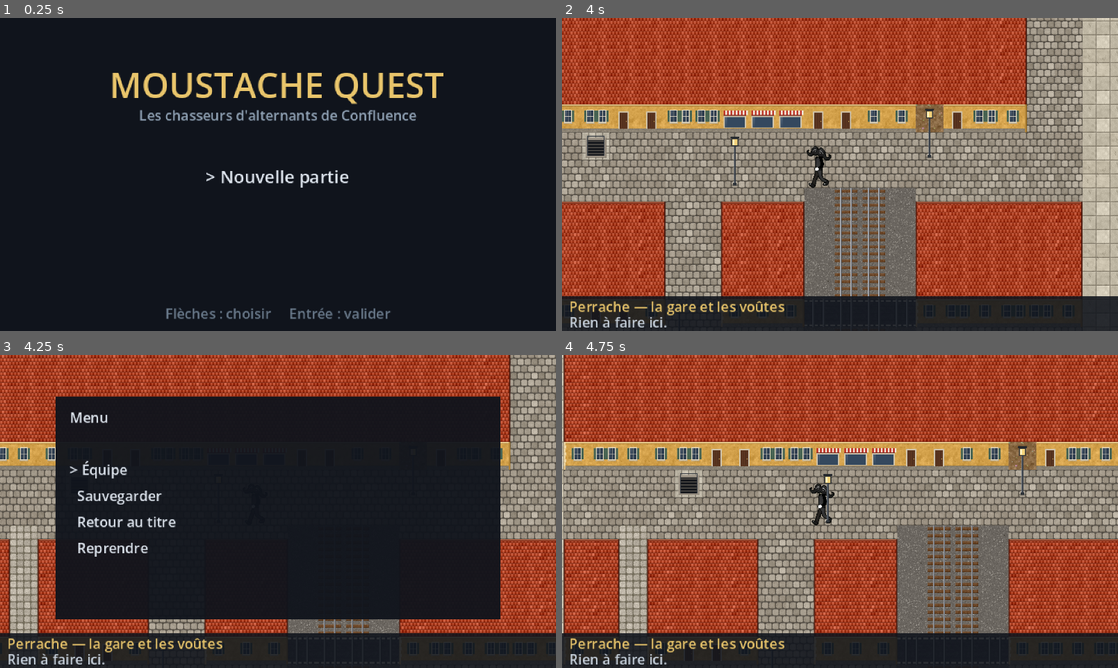
Above: before the commit, frames 1-4 (two rows, left to right).
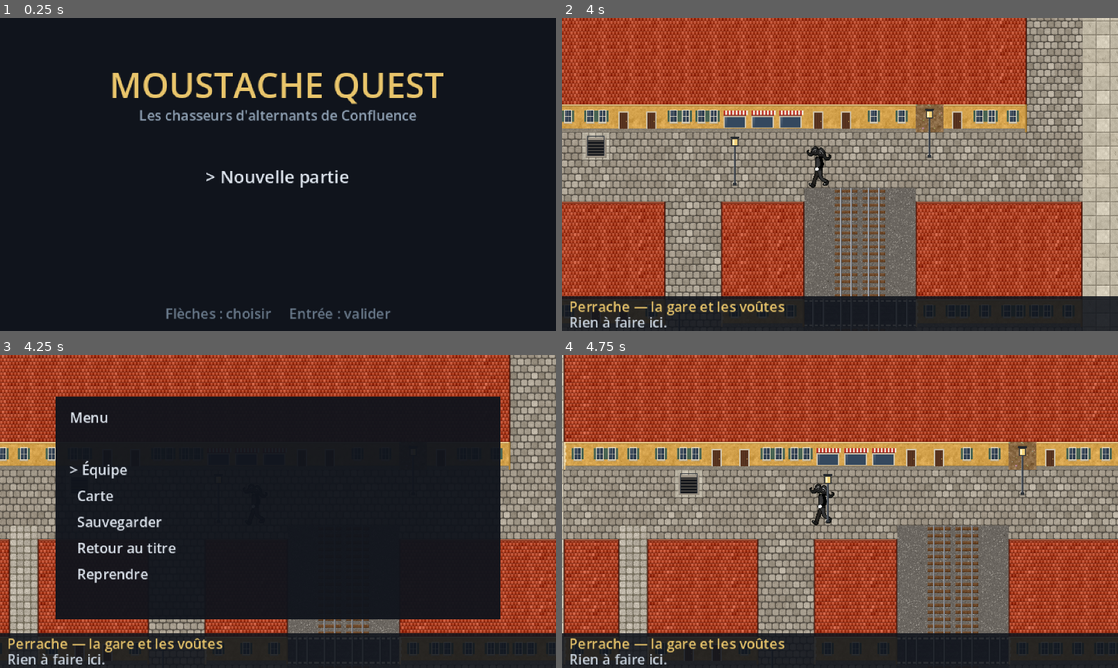
Above: after the commit, the same moments.

Repository: ThibaultGRAND/EEMIDEX
Game: Godot game, scene res://scenes/ui/main_menu.tscn
The game is run twice, just before and just after one commit, with the same random seed, the same clock (stepped at 60 frames per second) and the same inputs.
Inputs:
- Up to frame 1 (0.25 s): no input
- Up to frame 2 (4 s): tap Enter (ui_accept) at 0.5, 1.52, 1.55, 1.82, 2.3, 2.85, 3.02, 3.32 s; hold Right (ui_right) 0.53-1.28 s; hold Enter (ui_accept) 0.53-1.28 s; hold Down (ui_down) 1.28-2.03 s; tap Tab at 1.35, 3.6 s; hold Right (ui_right) 2.03-2.78 s; hold Shift 2.03-2.78 s; hold Up (ui_up) 2.78-3.53 s; hold Left (ui_left) from 3.53 s (still down); hold Enter (ui_accept) from 3.53 s (still down)
- Up to frame 3 (4.25 s): keep holding Left (ui_left); keep holding Enter (ui_accept); tap Escape (ui_cancel) at 4.15 s
- Up to frame 4 (4.75 s): keep holding Left (ui_left); release Enter (ui_accept) at 4.28 s; tap Shift at 4.35 s; tap Enter (ui_accept) at 4.52, 4.55 s

Frames 1-2 are identical in both runs. In frame 3, 1.2% of the frame differs, in the area x 14-32%, y 43-73%; in frame 4, nothing differs.

Commit message:
Carte du monde en jeu (menu pause > Carte)
- scenes/ui/carte_monde.tscn : les 4 zones en deux colonnes dessinées
  depuis zones.gd, le joueur qui clignote, les repères et une légende
- couleurs de la carte dans PaletteUi
- world.gd : entrée « Carte » du menu pause et Mode.CARTE
- CLAUDE.MD mis à jour

Co-Authored-By: Claude Opus 5.5 <noreply@anthropic.com>

Diff:
--- /dev/null
+++ b/scenes/ui/carte_monde.gd
@@ -0,0 +1,142 @@
+class_name CarteMonde
+extends Control
+## La carte du monde : les zones de la Confluence empilées du nord au sud,
+## les lieux importants et l'endroit où se trouve le joueur.
+## Ouverte par la carte (world.gd) avec ouvrir() ; se ferme toute seule et
+## prévient par le signal fermee.
+
+signal fermee
+
+## Ordre des zones, du nord au sud (une zone mène à la suivante).
+const ORDRE: Array[StringName] = [&"perrache", &"sainte_blandine", &"darse", &"pointe"]
+## Écart entre deux zones, en cases.
+const ECART := 3
+## Nombre de colonnes de zones (plus de colonnes = carte plus grande).
+const COLONNES := 2
+const TAILLE_TEXTE := 8
+const MARGE := 8.0
+const LARGEUR_LEGENDE := 110.0
+const PERIODE_CLIGNOTEMENT := 0.4
+
+const LEGENDE := [
+	["S", "Soins"], ["B", "Boutique"], ["M", "Entraînement"], ["T", "Passage sous les voies"],
+	["R", "Ressource"], ["X", "Combat final"], ["1", "Sortie"],
+]
+
+var _zone_courante: StringName = &""
+var _case_joueur: Vector2i = Vector2i.ZERO
+var _joueur_visible: bool = true
+var _temps: float = 0.0
+
+func _ready() -> void:
+	visible = false
+	set_process(false)
+
+func ouvrir(zone: StringName, case_joueur: Vector2i) -> void:
+	_zone_courante = zone
+	_case_joueur = case_joueur
+	_joueur_visible = true
+	_temps = 0.0
+	visible = true
+	set_process(true)
+	queue_redraw()
+
+func fermer() -> void:
+	visible = false
+	set_process(false)
+	fermee.emit()
+
+func _process(delta: float) -> void:
+	_temps += delta
+	if _temps >= PERIODE_CLIGNOTEMENT:
+		_temps = 0.0
+		_joueur_visible = not _joueur_visible
+		queue_redraw()
+
+func _unhandled_input(event: InputEvent) -> void:
+	if not visible:
+		return
+	if event.is_action_pressed("ui_cancel") or event.is_action_pressed("ui_accept"):
+		get_viewport().set_input_as_handled()
+		fermer()
+	elif event is InputEventKey or event is InputEventJoypadButton:
+		get_viewport().set_input_as_handled()      # la carte garde la main
+
+func _draw() -> void:
+	var police := get_theme_default_font()
+	draw_rect(Rect2(Vector2.ZERO, size), PaletteUi.FOND)
+	draw_string(police, Vector2(MARGE, MARGE + TAILLE_TEXTE), "Carte de la Confluence",
+		HORIZONTAL_ALIGNMENT_LEFT, -1, TAILLE_TEXTE, PaletteUi.ACCENT)
+
+	# Les zones en COLONNES colonnes, lues de haut en bas puis de gauche à droite
+	# (le nord en haut à gauche, le sud en bas à droite).
+	var par_colonne := ceili(ORDRE.size() / float(COLONNES))
+	var hauteur_cases := 0
+	for k in COLONNES:
+		var h := 0
+		for id in ORDRE.slice(k * par_colonne, (k + 1) * par_colonne):
+			h += Zones.zone(id)["plan"].size() + ECART
+		hauteur_cases = maxi(hauteur_cases, h - ECART)
+	var haut := MARGE * 2 + TAILLE_TEXTE + 4      # place pour le nom de la zone au-dessus du cadre
+	var dispo := Vector2(size.x - LARGEUR_LEGENDE - MARGE * 3, size.y - haut - MARGE - TAILLE_TEXTE - 4)
+	var largeur_cases := Zones.LARGEUR * COLONNES + ECART * (COLONNES - 1)
+	var cote: float = minf(dispo.y / hauteur_cases, dispo.x / largeur_cases)
+	var origine := Vector2(MARGE, haut)
+
+	var noms: Array = []
+	for i in ORDRE.size():
+		var id: StringName = ORDRE[i]
+		var colonne := i / par_colonne
+		var y_zone := 0
+		for precedente in ORDRE.slice(colonne * par_colonne, i):
+			y_zone += Zones.zone(precedente)["plan"].size() + ECART
+		var plan: Array = Zones.zone(id)["plan"]
+		var coin := origine + Vector2(colonne * (Zones.LARGEUR + ECART), y_zone) * cote
+		_dessiner_zone(plan, coin, cote)
+		var cadre := Rect2(coin, Vector2(Zones.LARGEUR, plan.size()) * cote)
+		var courante: bool = id == _zone_courante
+		draw_rect(cadre, PaletteUi.ACCENT if courante else PaletteUi.BORDURE, false, 1.0)
+		noms.append([id, cadre, courante])
+		var court: String = str(Zones.zone(id)["titre"]).split(" — ")[0]
+		draw_string(police, cadre.position + Vector2(0, -2), court, HORIZONTAL_ALIGNMENT_LEFT, -1, TAILLE_TEXTE - 2,
+			PaletteUi.ACCENT if courante else PaletteUi.TEXTE)
+		if courante and _joueur_visible:
+			var centre := coin + (Vector2(_case_joueur) + Vector2(0.5, 0.5)) * cote
+			draw_circle(centre, maxf(cote * 1.4, 2.5), PaletteUi.FOND)
+			draw_circle(centre, maxf(cote * 1.0, 2.0), PaletteUi.CARTE_JOUEUR)
+
+	# Légende : les zones (la courante en accent), puis les repères.
+	var x_legende := origine.x + largeur_cases * cote + MARGE * 2
+	var y := haut + TAILLE_TEXTE
+	for entree in noms:
+		var titre: String = str(Zones.zone(entree[0])["titre"]).split(" — ")[0]
+		var couleur := PaletteUi.ACCENT if entree[2] else PaletteUi.TEXTE
+		var marque := "> " if entree[2] else "  "
+		draw_string(police, Vector2(x_legende, y), marque + titre, HORIZONTAL_ALIGNMENT_LEFT, -1, TAILLE_TEXTE, couleur)
+		y += TAILLE_TEXTE + 3
+	y += 6
+	draw_circle(Vector2(x_legende + 3, y - 3), 2.5, PaletteUi.CARTE_JOUEUR)
+	draw_string(police, Vector2(x_legende + 10, y), "Vous êtes ici", HORIZONTAL_ALIGNMENT_LEFT, -1, TAILLE_TEXTE, PaletteUi.TEXTE)
+	y += TAILLE_TEXTE + 3
+	for repere in LEGENDE:
+		draw_circle(Vector2(x_legende + 3, y - 3), 2.5, PaletteUi.REPERES_CARTE[repere[0]])
+		draw_string(police, Vector2(x_legende + 10, y), repere[1], HORIZONTAL_ALIGNMENT_LEFT, -1, TAILLE_TEXTE, PaletteUi.TEXTE_DOUX)
+		y += TAILLE_TEXTE + 3
+
+	draw_string(police, Vector2(MARGE, size.y - MARGE), "Échap ou Entrée : fermer",
+		HORIZONTAL_ALIGNMENT_LEFT, -1, TAILLE_TEXTE, PaletteUi.TEXTE_DOUX)
+
+func _dessiner_zone(plan: Array, coin: Vector2, cote: float) -> void:
+	var reperes: Array = []
+	for y in plan.size():
+		var ligne: String = plan[y]
+		for x in ligne.length():
+			var c := ligne[x]
+			var case := Rect2(coin + Vector2(x, y) * cote, Vector2(cote, cote) + Vector2(0.05, 0.05))
+			draw_rect(case, PaletteUi.COULEURS_CARTE.get(c, PaletteUi.CARTE_DEFAUT))
+			if PaletteUi.REPERES_CARTE.has(c):
+				reperes.append([coin + (Vector2(x, y) + Vector2(0.5, 0.5)) * cote, c])
+	# Les repères par-dessus, plus gros qu'une case pour rester lisibles.
+	for r in reperes:
+		draw_circle(r[0], maxf(cote, 2.0), PaletteUi.FOND)
+		draw_circle(r[0], maxf(cote * 0.75, 1.5), PaletteUi.REPERES_CARTE[r[1]])
--- /dev/null
+++ b/scenes/ui/carte_monde.tscn
@@ -0,0 +1,12 @@
+[gd_scene load_steps=2 format=3]
+
+[ext_resource type="Script" path="res://scenes/ui/carte_monde.gd" id="1_carte"]
+
+[node name="CarteMonde" type="Control"]
+layout_mode = 3
+anchors_preset = 15
+anchor_right = 1.0
+anchor_bottom = 1.0
+grow_horizontal = 2
+grow_vertical = 2
+script = ExtResource("1_carte")
--- a/scenes/world/world.gd
+++ b/scenes/world/world.gd
@@ -6,7 +6,7 @@
 ## Quand l'equipe aura dessine les vraies tuiles, il suffira de remplacer le PNG
 ## du tileset : les plans et le code ne bougent pas.
 
-enum Mode { LIBRE, MENU }
+enum Mode { LIBRE, MENU, CARTE }
 
 const CHANCE_RENCONTRE := 0.14
 const SCENE_PNJ: PackedScene = preload("res://scenes/world/pnj.tscn")
@@ -48,6 +48,7 @@
 @onready var _decor: TileMapLayer = %Decor
 @onready var _joueur: Joueur = %Joueur
 @onready var _pnjs: Node2D = %Pnjs
+@onready var _carte: CarteMonde = %CarteMonde
 @onready var _label_zone: Label = %Zone
 @onready var _label_message: Label = %Message
 @onready var _volet: ColorRect = %Volet
@@ -56,6 +57,7 @@
 func _ready() -> void:
 	GameState.assurer_partie()
 	_joueur.deplacement_fini.connect(_sur_case_atteinte)
+	_carte.fermee.connect(_sur_carte_fermee)
 	_charger_zone(GameState.zone_courante, GameState.case_joueur)
 	if GameState.dernier_resultat_combat != "":
 		_message(GameState.dernier_resultat_combat)
@@ -397,11 +399,13 @@
 # Interaction et menus
 # =============================================================================
 func _unhandled_input(event: InputEvent) -> void:
+	if _mode == Mode.CARTE:
+		return               # la carte du monde gere ses touches
 	if _mode == Mode.MENU:
 		_input_menu(event)
 		return
 	if event.is_action_pressed("ui_cancel"):
-		_ouvrir_menu(&"pause", "Menu", ["Équipe", "Sauvegarder", "Retour au titre", "Reprendre"])
+		_ouvrir_menu(&"pause", "Menu", ["Équipe", "Carte", "Sauvegarder", "Retour au titre", "Reprendre"])
 		return
 	if event.is_action_pressed("ui_accept"):
 		_interagir()
@@ -487,10 +491,17 @@
 		_:
 			_fermer_menu()
 
+func _sur_carte_fermee() -> void:
+	_mode = Mode.LIBRE
+
 func _menu_pause(choix: String) -> void:
 	match choix:
 		"Équipe":
 			_ouvrir_menu(&"equipe", _texte_equipe(), ["Fermer"])
+		"Carte":
+			_fermer_menu()
+			_mode = Mode.CARTE
+			_carte.ouvrir(zone_id, _joueur.cellule)
 		"Sauvegarder":
 			var ok := GameState.sauvegarder()
 			_fermer_menu()
--- a/scenes/world/world.tscn
+++ b/scenes/world/world.tscn
@@ -1,8 +1,9 @@
-[gd_scene load_steps=4 format=3]
+[gd_scene load_steps=5 format=3]
 
 [ext_resource type="Script" path="res://scenes/world/world.gd" id="1_world"]
 [ext_resource type="TileSet" path="res://assets/tilesets/placeholder_tuiles_hd.tres" id="2_tileset"]
 [ext_resource type="PackedScene" path="res://scenes/world/player.tscn" id="3_joueur"]
+[ext_resource type="PackedScene" path="res://scenes/ui/carte_monde.tscn" id="9_carte"]
 
 [node name="World" type="Node2D"]
 y_sort_enabled = true
@@ -74,3 +75,6 @@
 visible = false
 theme_override_font_sizes/font_size = 8
 text = ""
+
+[node name="CarteMonde" parent="Hud" instance=ExtResource("9_carte")]
+unique_name_in_owner = true
--- a/scripts/ui/palette_ui.gd
+++ b/scripts/ui/palette_ui.gd
@@ -75,3 +75,29 @@
 ## Une couleur assombrie, pour la bordure d'un élément coloré (badge, jauge).
 static func assombrir(couleur: Color, facteur: float = 0.55) -> Color:
 	return Color(couleur.r * facteur, couleur.g * facteur, couleur.b * facteur, couleur.a)
+
+## Carte du monde (scenes/ui/carte_monde.gd) : une couleur par caractère des plans
+## de zones.gd. Un caractère absent prend CARTE_DEFAUT.
+const CARTE_DEFAUT := Color("8f8a80")
+const COULEURS_CARTE := {
+	"#": Color("b5482b"),   # bâtiment (toit)
+	".": Color("8f8a80"), ",": Color("a39d90"), "m": Color("7f8a6a"),
+	"q": Color("c4bba7"), "d": Color("8a6a45"), "s": Color("d8c48e"),
+	"p": Color("9a6b3e"), "w": Color("2f6f9f"),
+	"h": Color("5d9a3c"), "t": Color("2f6b2a"), "j": Color("3b7d31"),
+	"g": Color("3f7a2b"),   # herbe haute : rencontres
+	"b": Color("6b6660"), "v": Color("4a4a4e"), "=": Color("4a4a4e"),
+	"L": Color("8f8a80"), "n": Color("8f8a80"),
+}
+## Repères dessinés par-dessus la carte : caractère -> couleur du point.
+const REPERES_CARTE := {
+	"S": Color("2fa84f"),   # soin
+	"B": Color("2e86c1"),   # boutique
+	"M": Color("9b59b6"),   # entraînement
+	"T": Color("b8c2d0"),   # passage sous les voies
+	"X": Color("e9c56b"),   # combat final
+	"R": Color("d64f8a"),   # ressource
+	"1": Color("f4f1ea"), "2": Color("f4f1ea"), "3": Color("f4f1ea"),   # sorties
+}
+## Le point « vous êtes ici ».
+const CARTE_JOUEUR := Color("ff4d4d")
Not shown, added: scenes/ui/carte_monde.gd.uid
Not shown, changed: CLAUDE.MD
